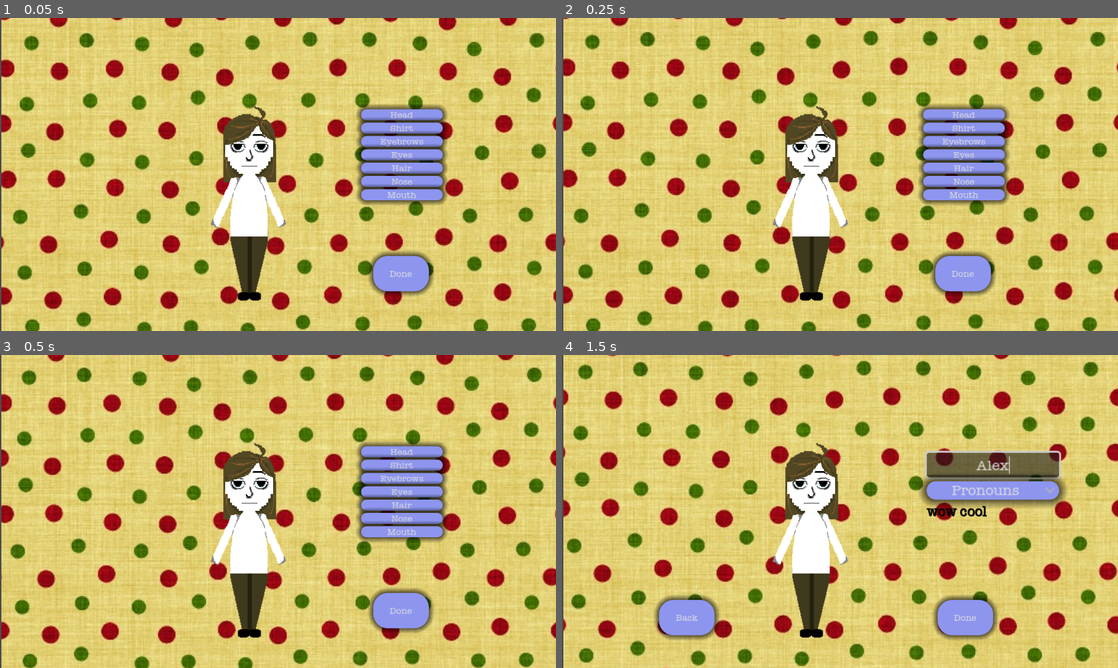
Above: before the commit, frames 1-4 (two rows, left to right).
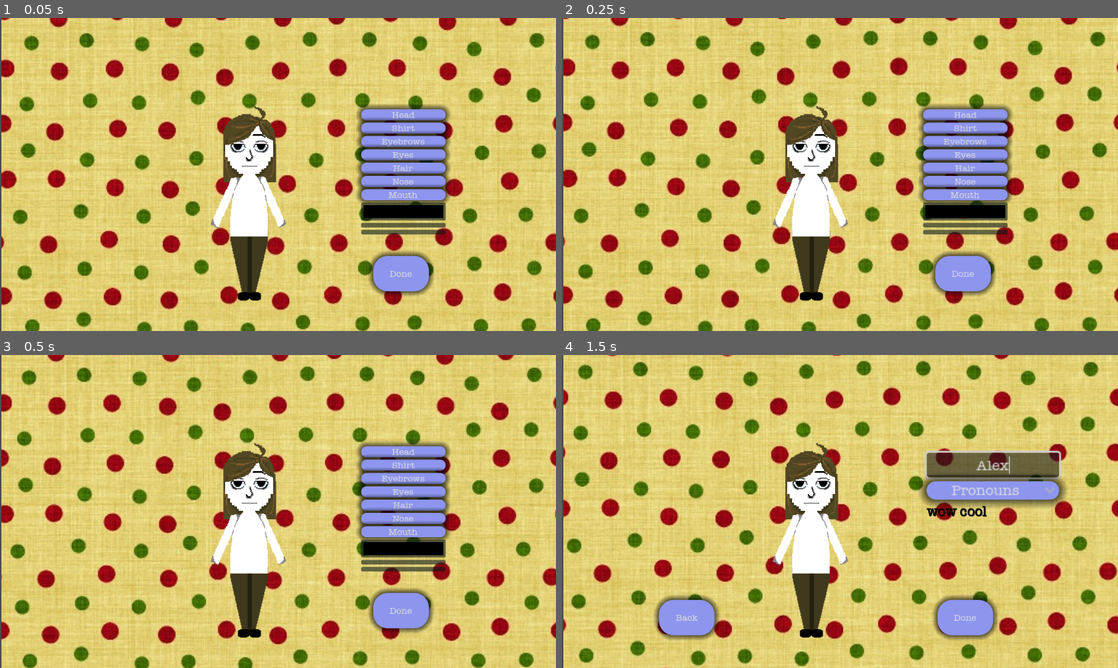
Above: after the commit, the same moments.

Repository: JordanFreyman/group-6
Game: Godot game, scene res://scene_manager.tscn
The game is run twice, just before and just after one commit, with the same random seed, the same clock (stepped at 60 frames per second) and the same inputs.
Inputs (mouse positions are in pixels of both pictures, inside the frame that each line leads up to):
- Up to frame 1 (0.05 s): no input
- Up to frame 2 (0.25 s): no input
- Up to frame 3 (0.5 s): no input
- Up to frame 4 (1.5 s): click "Done" at 0.5 s; click (990, 464) at 1.27 s; type "Alex" at 1.35 s

The runs differ from the first frame. In frame 1, 2.2% of the frame differs, in the area x 64-81%, y 27-70%; in frame 2, 2.2%; in frame 3, 2.2%; in frame 4, nothing differs.

Commit message:
fixes #3
Added color picker for mouth, shirt and head

Diff:
--- a/godot/character.gd
+++ b/godot/character.gd
@@ -55,6 +55,8 @@
 		shirtSprite.scale.x = menu_params["width_scale"]
 		pantsSprite.scale.x = menu_params["width_scale"]
 
+
+
 # Function to update all sprite textures based on menu_params
 func update_sprites():
 	headSprite.texture = $CompositeSprites.head_spritesheet[menu_params["currHead"]]
@@ -65,6 +67,13 @@
 	hairSprite.texture = $CompositeSprites.hair_spritesheet[menu_params["currHair"]]
 	noseSprite.texture = $CompositeSprites.nose_spritesheet[menu_params["currNose"]]
 	mouthSprite.texture = $CompositeSprites.mouth_spritesheet[menu_params["currMouth"]]
+
+	if "currHead_color" in menu_params:
+		headSprite.modulate = menu_params["currHead_color"]
+	if "currShirt_color" in menu_params:
+		shirtSprite.modulate = menu_params["currShirt_color"]
+	if "currMouth_color" in menu_params:
+		mouthSprite.modulate = menu_params["currMouth_color"]
 
 # Generic function for setting a sprite index
 func set_feature(feature: String, index: int):
@@ -227,3 +236,17 @@
 	shirtSprite.scale.x = value
 	pantsSprite.scale.x = value
 	menu_params["width_scale"] = shirtSprite.scale.x
+
+
+
+func _on_color_picker_head_color_changed(color: Color) -> void:
+	headSprite.modulate = color
+	menu_params["currHead_color"] = color
+
+func _on_color_picker_shirt_color_changed(color: Color) -> void:
+	shirtSprite.modulate = color
+	menu_params["currShirt_color"] = color
+
+func _on_color_picker_mouth_color_changed(color: Color) -> void:
+	mouthSprite.modulate = color
+	menu_params["currMouth_color"] = color
--- a/godot/character.tscn
+++ b/godot/character.tscn
@@ -83,6 +83,22 @@
 theme = ExtResource("10_n0wv4")
 text = "Mouth"
 
+[node name="ColorPickerHead" type="ColorPickerButton" parent="Menu/MarginContainer/VBoxContainer"]
+modulate = Color(0.415686, 1, 1, 1)
+layout_mode = 2
+text = "Head Color picker
+"
+
+[node name="Color PickerShirt" type="ColorPickerButton" parent="Menu/MarginContainer/VBoxContainer"]
+modulate = Color(0.415686, 1, 1, 1)
+layout_mode = 2
+color = Color(0.211765, 0.239216, 0.290196, 1)
+
+[node name="ColorPickerMouth" type="ColorPickerButton" parent="Menu/MarginContainer/VBoxContainer"]
+modulate = Color(0.415686, 1, 1, 1)
+layout_mode = 2
+color = Color(0.211765, 0.239216, 0.290196, 1)
+
 [node name="Done" type="Button" parent="Menu"]
 layout_mode = 1
 anchors_preset = -1
@@ -147,4 +163,7 @@
 [connection signal="pressed" from="Menu/MarginContainer/VBoxContainer/ViewHair" to="." method="_on_view_hair_pressed"]
 [connection signal="pressed" from="Menu/MarginContainer/VBoxContainer/ViewNose" to="." method="_on_view_nose_pressed"]
 [connection signal="pressed" from="Menu/MarginContainer/VBoxContainer/ViewMouth" to="." method="_on_view_mouth_pressed"]
+[connection signal="color_changed" from="Menu/MarginContainer/VBoxContainer/ColorPickerHead" to="." method="_on_color_picker_head_color_changed"]
+[connection signal="color_changed" from="Menu/MarginContainer/VBoxContainer/Color PickerShirt" to="." method="_on_color_picker_shirt_color_changed"]
+[connection signal="color_changed" from="Menu/MarginContainer/VBoxContainer/ColorPickerMouth" to="." method="_on_color_picker_mouth_color_changed"]
 [connection signal="pressed" from="Menu/Done" to="." method="_on_done_pressed"]
